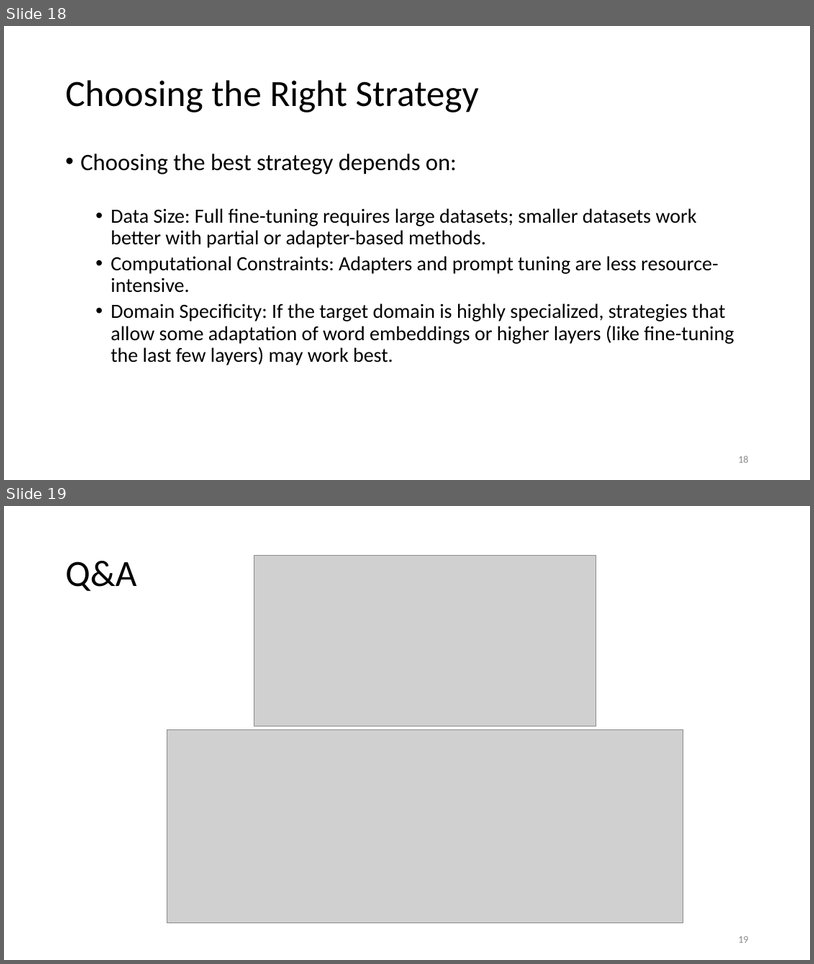
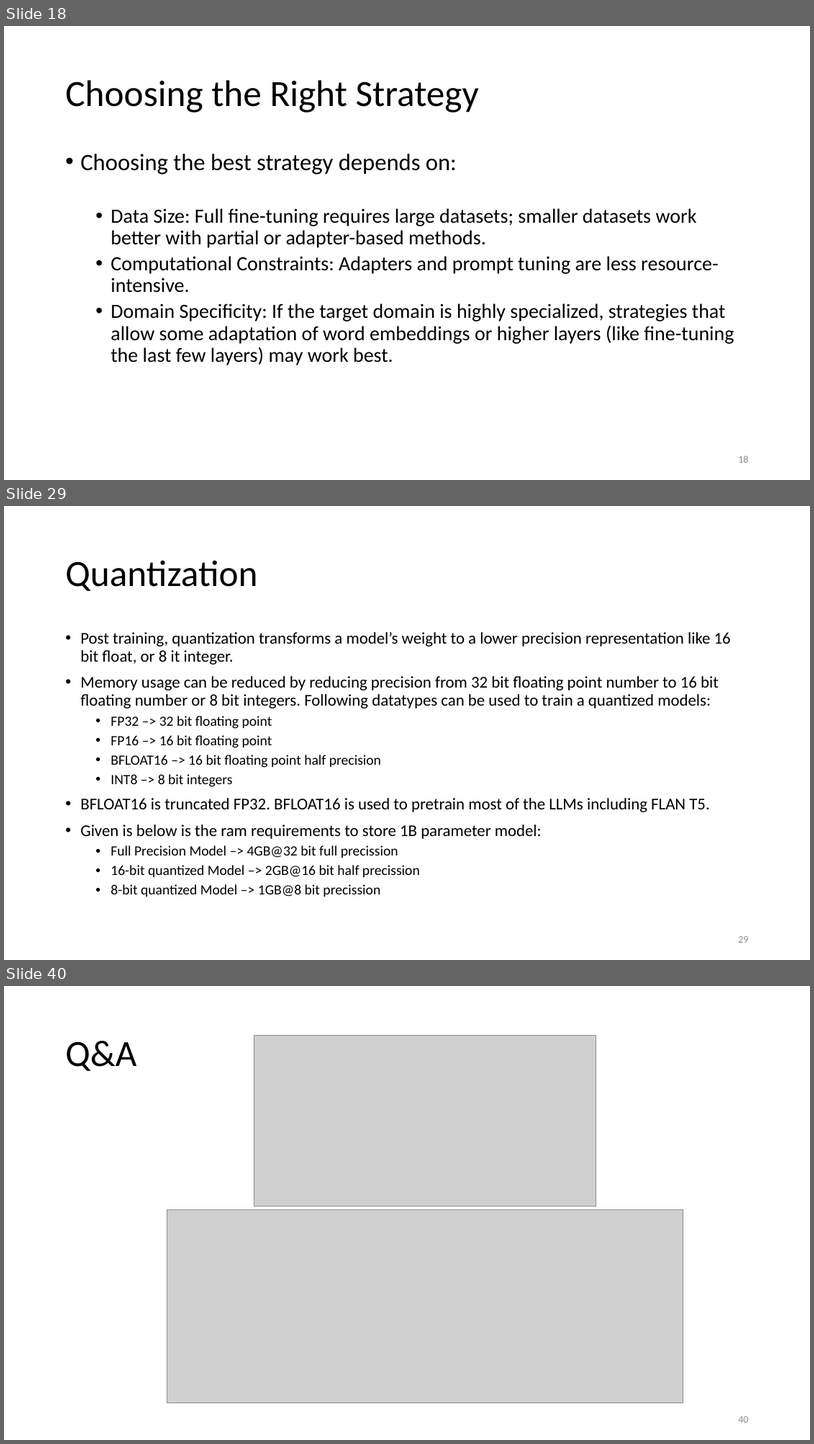
Before and after one commit to motazsaad/NLP-Seminar, a slide deck: slides/LLMs/Transfer learning (finetunning).pptx. Shown one above the other, each under a label of ours: slides 18 and 19 before the commit, slides 18, 29 and 40 after it; the slides between them are not shown. The pictures are 814x964 and 814x1444 pixels, drawn with LibreOffice and Linux fonts; fonts in the diff are those of the drawing; grey boxes stand for pictures. Boxes give left, top, right and bottom in pixels: in the first picture for what was removed or moved away, otherwise in the second. Text is boxed around its words. In the diff, an @@ line names an element or a change of style, - is before the commit and + after.

```diff
--- a/slides/LLMs/Transfer learning (finetunning).pptx
+++ b/slides/LLMs/Transfer learning (finetunning).pptx
@@ slide 29 added at <box>4,506,810,960</box>, background #FFFFFF @@
@@ title added at <box>65,560,257,591</box>, 44 pt, text #000000 @@
+Quantization
@@ text added at <box>80,632,731,896</box>, 19.6 pt, text #000000 @@
+• Post training, quantization transforms a model’s weight to a lower precision representation like 16 bit float, or 8 it integer.
+• Memory usage can be reduced by reducing precision from 32 bit floating point number to 16 bit floating number or 8 bit integers. Following datatypes can be used to train a quantized models:
+  • FP32 –> 32 bit floating point
+  • FP16 –> 16 bit floating point
+  • BFLOAT16 –> 16 bit floating point half precision
+  • INT8 –> 8 bit integers
+• BFLOAT16 is truncated FP32. BFLOAT16 is used to pretrain most of the LLMs including FLAN T5.
+• Given is below is the ram requirements to store 1B parameter model:
+  • Full Precision Model –> 4GB@32 bit full precission
+  • 16-bit quantized Model –> 2GB@16 bit half precission
+  • 8-bit quantized Model –> 1GB@8 bit precission
@@ page number added at <box>738,936,748,942</box>, 12 pt, text #8C8C8C @@
+29
@@ what was slide 19 is now slide 40 @@
@@ page number at <box>738,1416,748,1422</box>: text changed @@
-19
+40
```
Also in this commit, not shown: 7 slides changed, 22 other slides added, 2 slides removed, 5 other files.
